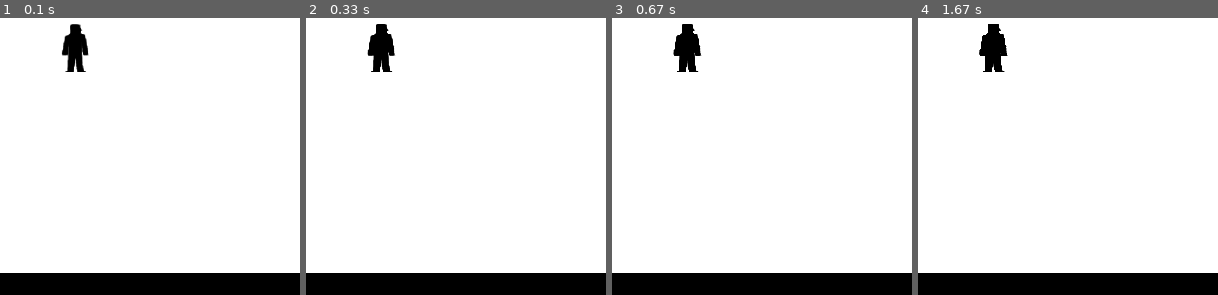
Above: before the commit, frames 1-4 (left to right).
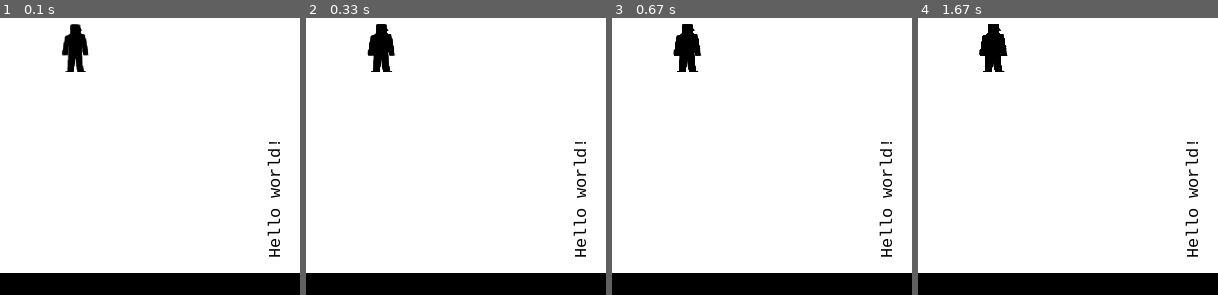
Above: after the commit, the same moments.

Repository: fyabc/MiniGames
Game: pygame game, started from Shift_pygame/test/test_main.py
Same seed, same stepped clock (60 frames per second), same inputs: the game is played once before the commit and once after it.
Inputs:
- Up to frame 1 (0.1 s): no input
- Up to frame 2 (0.33 s): no input
- Up to frame 3 (0.67 s): no input
- Up to frame 4 (1.67 s): no input
The pictures show only the part of the screen within x 0-50%, y 0-50%; the shares and areas given below are measured in that part.

The runs differ from the first frame. In frame 1, 0.6% of the frame differs, in the area x 89-94%, y 44-87%; in frame 2, 0.6%; in frame 3, 0.6%; in frame 4, 0.6%.

Commit message:
Some fix in Shift_pygame. Add text element. To add active text.

Diff:
--- a/Shift_pygame/Shift_pygame/element/group.py
+++ b/Shift_pygame/Shift_pygame/element/group.py
@@ -23,3 +23,11 @@
 
     def __iter__(self):
         return iter(self.elements)
+
+    def add(self, *elements):
+        if isinstance(self.elements, list):
+            for element in elements:
+                self.elements.append(element)
+        else:
+            for element in elements:
+                self.elements.add(element)
--- a/Shift_pygame/Shift_pygame/element/shift_elements.py
+++ b/Shift_pygame/Shift_pygame/element/shift_elements.py
@@ -3,6 +3,8 @@
 
 import pygame
 
+from ..config import Bool2Color
+from ..utils.display import get_font
 from .element import Element
 
 __author__ = 'fyabc'
@@ -43,3 +45,17 @@
 
     def __init__(self, game, scene, cell_loc, bg=False, angle=0, visible=True):
         super().__init__(game, scene, cell_loc, 'character{}.png'.format(int(bg)), angle, visible)
+
+
+class Text(ShiftElement):
+    SharedImages = {}
+
+    DefaultFontSize = 19
+
+    def __init__(self, game, scene, text, cell_loc, bg=False, angle=0, visible=True):
+        super().__init__(game, scene, cell_loc, [bg, text], angle, visible)
+
+    def set_image(self, image_name):
+        bg, text = image_name
+
+        self.image = get_font(self.DefaultFontSize).render(text, True, Bool2Color[not bg], Bool2Color[bg])
--- /dev/null
+++ b/Shift_pygame/Shift_pygame/handler/__init__.py
@@ -0,0 +1,4 @@
+#! /usr/bin/python
+# -*- encoding: utf-8 -*-
+
+__author__ = 'fyabc'
--- /dev/null
+++ b/Shift_pygame/Shift_pygame/handler/active_text.py
@@ -0,0 +1,11 @@
+#! /usr/bin/python
+# -*- encoding: utf-8 -*-
+
+from .handler import EventHandler
+
+__author__ = 'fyabc'
+
+
+class ActiveText(EventHandler):
+    def __init__(self, game):
+        super().__init__(game, True)
--- a/Shift_pygame/Shift_pygame/scene/basic_scenes.py
+++ b/Shift_pygame/Shift_pygame/scene/basic_scenes.py
@@ -1,6 +1,7 @@
 #! /usr/bin/python
 # -*- coding: utf-8 -*-
 
+from ..element.group import Group
 from .scene import Scene
 
 __author__ = 'fyabc'
@@ -9,3 +10,10 @@
 class MainMenu(Scene):
     def __init__(self, game, scene_id):
         super().__init__(game, scene_id)
+
+        self.active_group = Group(self.game)
+        self.groups.append(self.active_group)
+
+    def add_active_element(self, element):
+        self.handlers.append(element)
+        self.active_group.add(element)
--- a/Shift_pygame/Shift_pygame/scene/level_scene.py
+++ b/Shift_pygame/Shift_pygame/scene/level_scene.py
@@ -3,7 +3,7 @@
 
 from ..config import *
 from ..element.group import Group
-from ..element.shift_elements import Hero
+from ..element.shift_elements import Hero, Text
 from .scene import Scene
 from ..utils.display import update
 from ..utils.data_parser import load_game_group
@@ -29,11 +29,17 @@
         self.blocks = Group(self.game)
         self.lamps = Group(self.game)
         self.mosaics = Group(self.game)
+        self.texts = Group(self.game)
 
         self.groups = [
             self.hero, self.doors, self.traps, self.arrows,
             self.keys, self.blocks, self.lamps, self.mosaics,
+            self.texts,
         ]
+
+        # For debug
+        self.texts.add(Text(self.game, self, 'Hello world!', (5, 4), True, 90))
+        # End debug
 
     @classmethod
     def from_game_group(cls, game, game_group_name):
@@ -59,9 +65,6 @@
                     pygame.Rect(i * self.cell_width, j * self.cell_height, self.cell_width, self.cell_height)
                 )
 
-        for s_obj in self.static_objects:
-            s_obj.draw()
-
         update()
 
     def run(self, previous_scene_id, *args):
--- a/Shift_pygame/Shift_pygame/scene/scene.py
+++ b/Shift_pygame/Shift_pygame/scene/scene.py
@@ -7,7 +7,8 @@
 from ..config import *
 from ..utils.keymap import get_keymap
 from ..utils.display import update
-from ..handler import EventHandler
+from ..handler.handler import EventHandler
+from ..element.group import Group
 
 __author__ = 'fyabc'
 
@@ -21,8 +22,9 @@
         self.scene_id = scene_id
 
         self.handlers = []
-        self.groups = []
-        self.static_objects = set()
+        self.background_group = Group(self.game)
+
+        self.groups = [self.background_group]
 
         # The default exit action.
         self.add_action(pygame.locals.QUIT, lambda g, e: self.QuitID)
@@ -37,6 +39,9 @@
 
     def register_to_game(self):
         self.game.scenes[self.scene_id] = self
+
+    def add_background(self, element):
+        self.background_group.add(element)
 
     def run(self, previous_scene_id, *args):
         self.draw_background()
@@ -65,15 +70,16 @@
                         return result
 
             self.draw()
-            update()
 
     def draw_background(self):
         self.surface.fill(BackgroundColor)
-        for s_obj in self.static_objects:
-            s_obj.draw()
 
-        update()
+    def draw(self, ud=True, bg=False):
+        if bg:
+            self.draw_background()
 
-    def draw(self):
         for group in self.groups:
             group.draw()
+
+        if ud:
+            update()
Renamed: Shift_pygame/Shift_pygame/handler.py -> Shift_pygame/Shift_pygame/handler/handler.py
